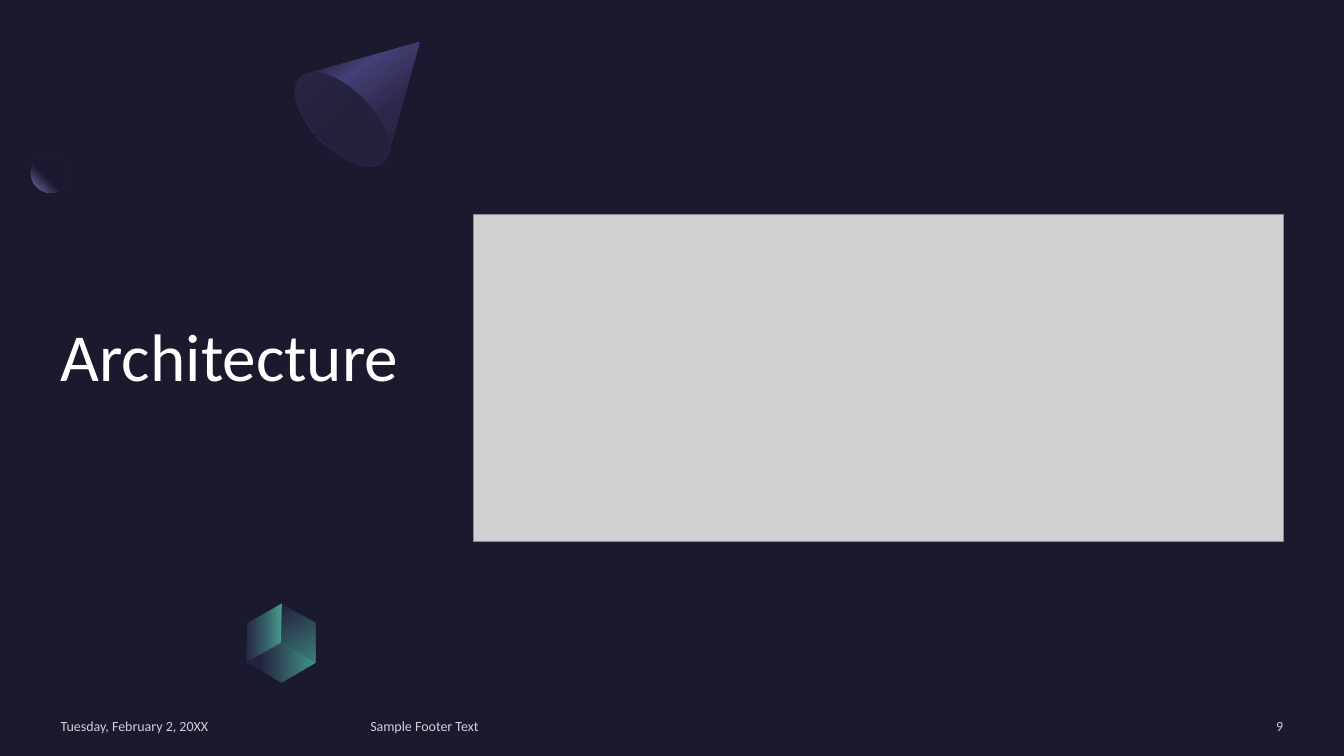
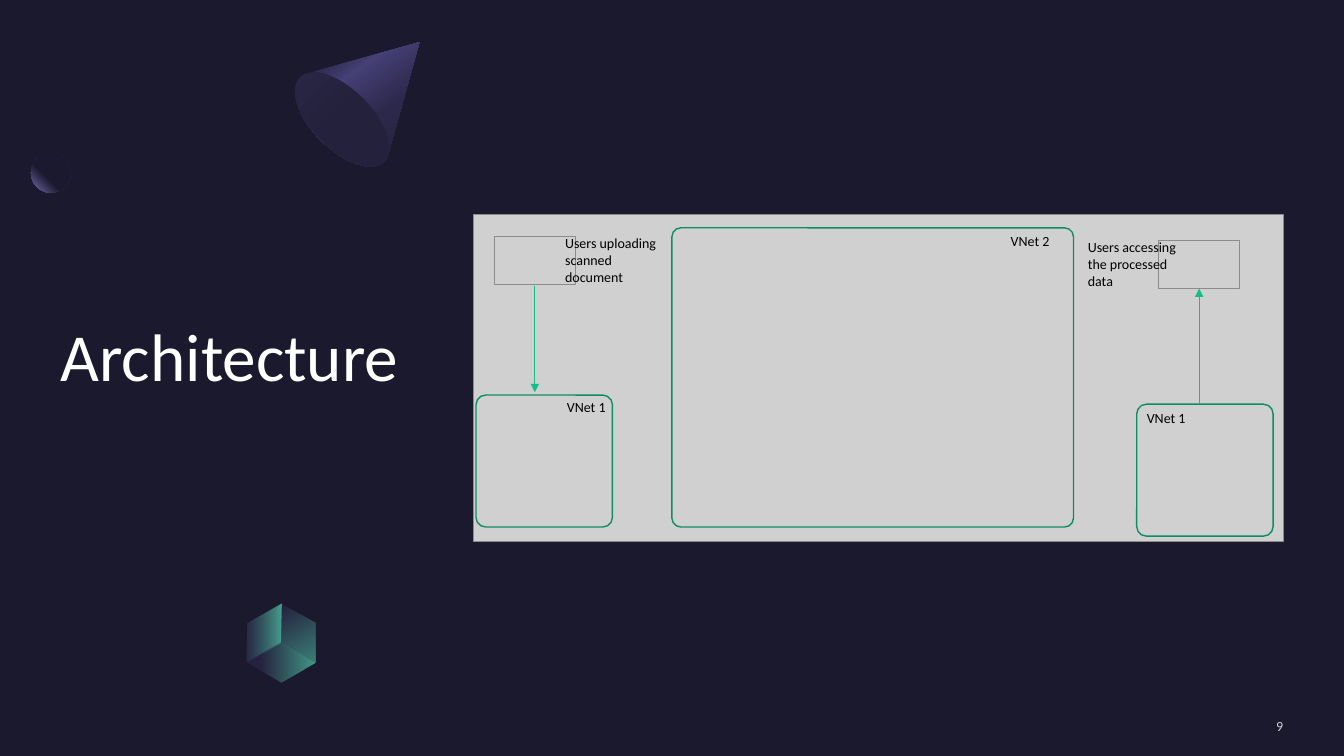
Before and after one commit to joymaitra/TechGIG_SBI_Image_Documentation, a slide deck: slide 9 of Image Document Optimizer.pptx. Drawn at 1344x756 pixels with LibreOffice and Linux fonts; fonts in the diff are those of the drawing; grey boxes stand for pictures. Boxes give left, top, right and bottom in pixels: in the first picture for what was removed or moved away, otherwise in the second. Text is boxed around its words. In the diff, an @@ line names an element or a change of style, - is before the commit and + after.

```diff
--- a/Image Document Optimizer.pptx
+++ b/Image Document Optimizer.pptx
@@ picture added at [494,236,575,284] @@
@@ text added at [565,236,656,285], 10 pt, text #000000 @@
+Users uploading scanned document
@@ rounded rectangle added at [673,228,1074,527], outline #0E8D65 1 pt @@
@@ text added at [1011,237,1049,246], 10 pt, text #000000 @@
+VNet 2
@@ text added at [1088,241,1175,286], 10 pt, text #000000 @@
+Users accessing the processed data
@@ picture added at [1158,241,1239,289] @@
@@ arrow added from (535, 286) to (535, 392), #13BE89 0.5 pt @@
@@ arrow added from (1200, 404) to (1200, 288), #13BE89 0.5 pt @@
@@ rounded rectangle added at [476,395,612,527], outline #0E8D65 1 pt @@
@@ text added at [567,403,606,412], 10 pt, text #000000 @@
+VNet 1
@@ rounded rectangle added at [1137,404,1273,536], outline #0E8D65 1 pt @@
@@ text added at [1147,414,1185,423], 10 pt, text #000000 @@
+VNet 1
@@ text removed at [61,721,208,734] @@
-Tuesday, February 2, 20XX
@@ text removed at [370,721,478,733] @@
-Sample Footer Text
```
Also in this commit, not shown: 10 other slides changed.
